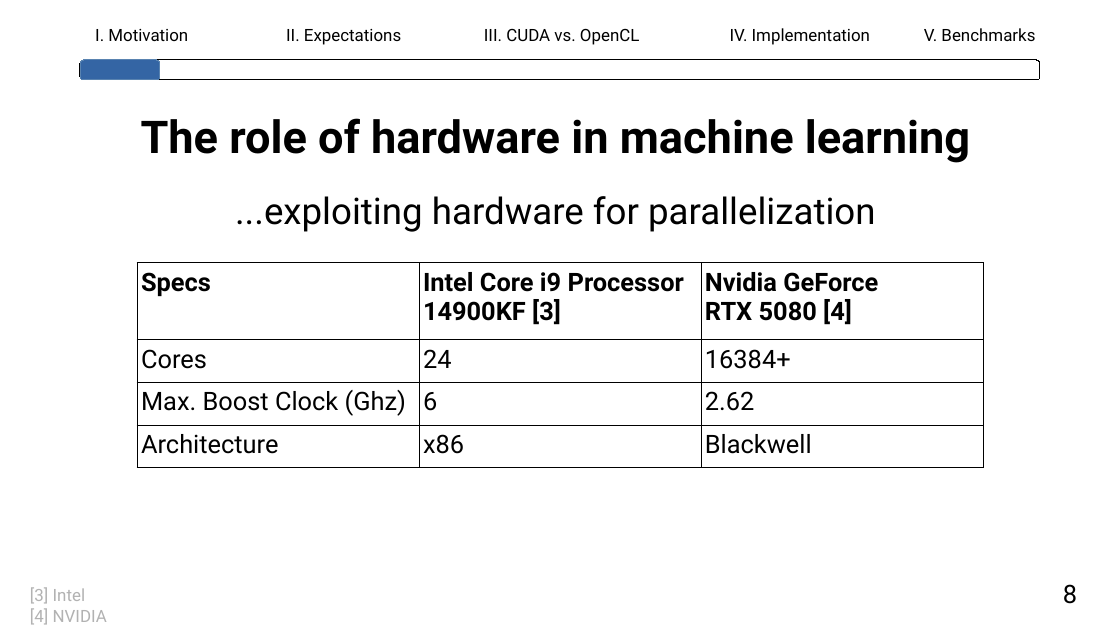
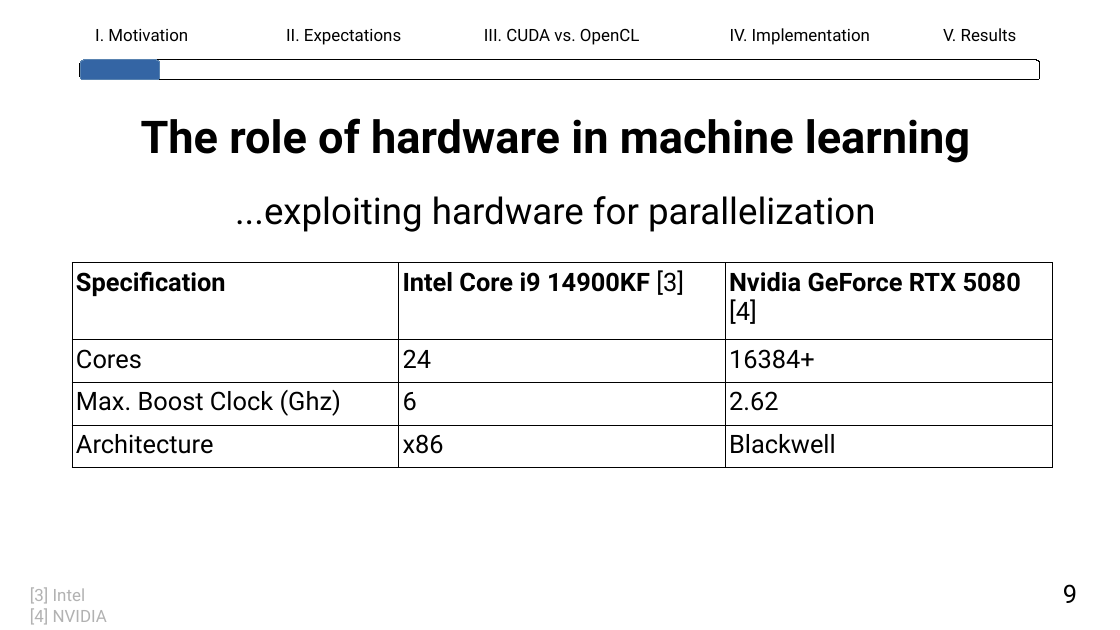
Before and after one commit to lhahner/opti-perf, a slide deck: slide 11 of docs/presentation/final-presentation.odp. Drawn at 1120x630 pixels with LibreOffice and Linux fonts; fonts in the diff are those of the drawing. Boxes give left, top, right and bottom in pixels: in the first picture for what was removed or moved away, otherwise in the second. Text is boxed around its words. In the diff, an @@ line names an element or a change of style, - is before the commit and + after.

```diff
--- a/docs/presentation/final-presentation.odp
+++ b/docs/presentation/final-presentation.odp
@@ text at (943,28,1017,41): text changed @@
-V. Benchmarks
+V. Results
@@ table at (72,262,1052,461) @@
-row 1: Specs | Intel Core i9 Processor 14900KF [3] | Nvidia GeForce / RTX 5080 [4]
+row 1: Specification | Intel Core i9 14900KF [3] | Nvidia GeForce RTX 5080 [4]
@@ table: place and size @@
-table at (137,262,985,458)
+table at (72,262,1052,461)
@@ text at (1063,584,1077,603): text changed @@
-8
+9
```
Also in this commit, not shown: 36 other slides changed, 3 slides added, 1 slide removed.
